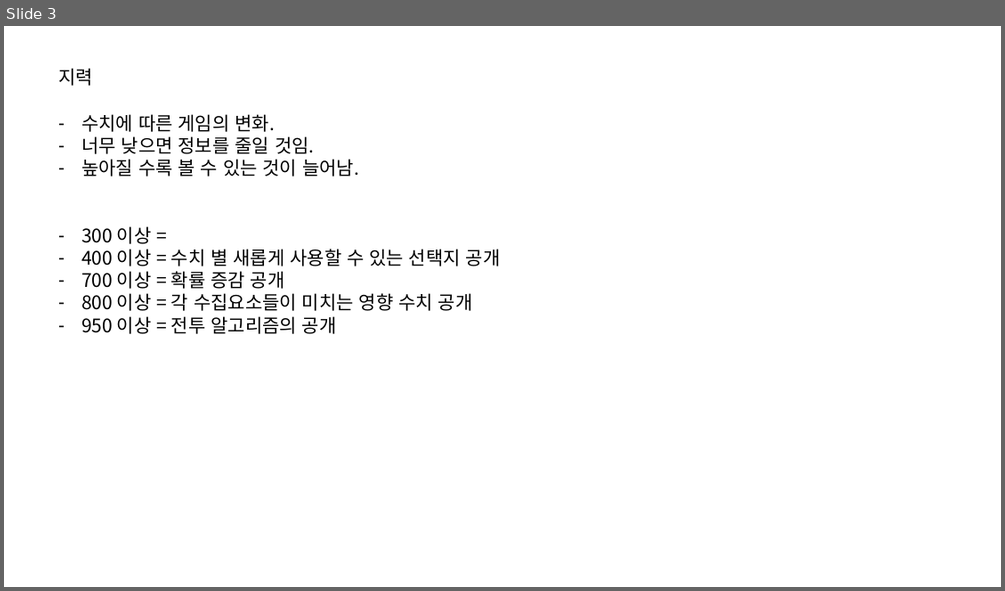
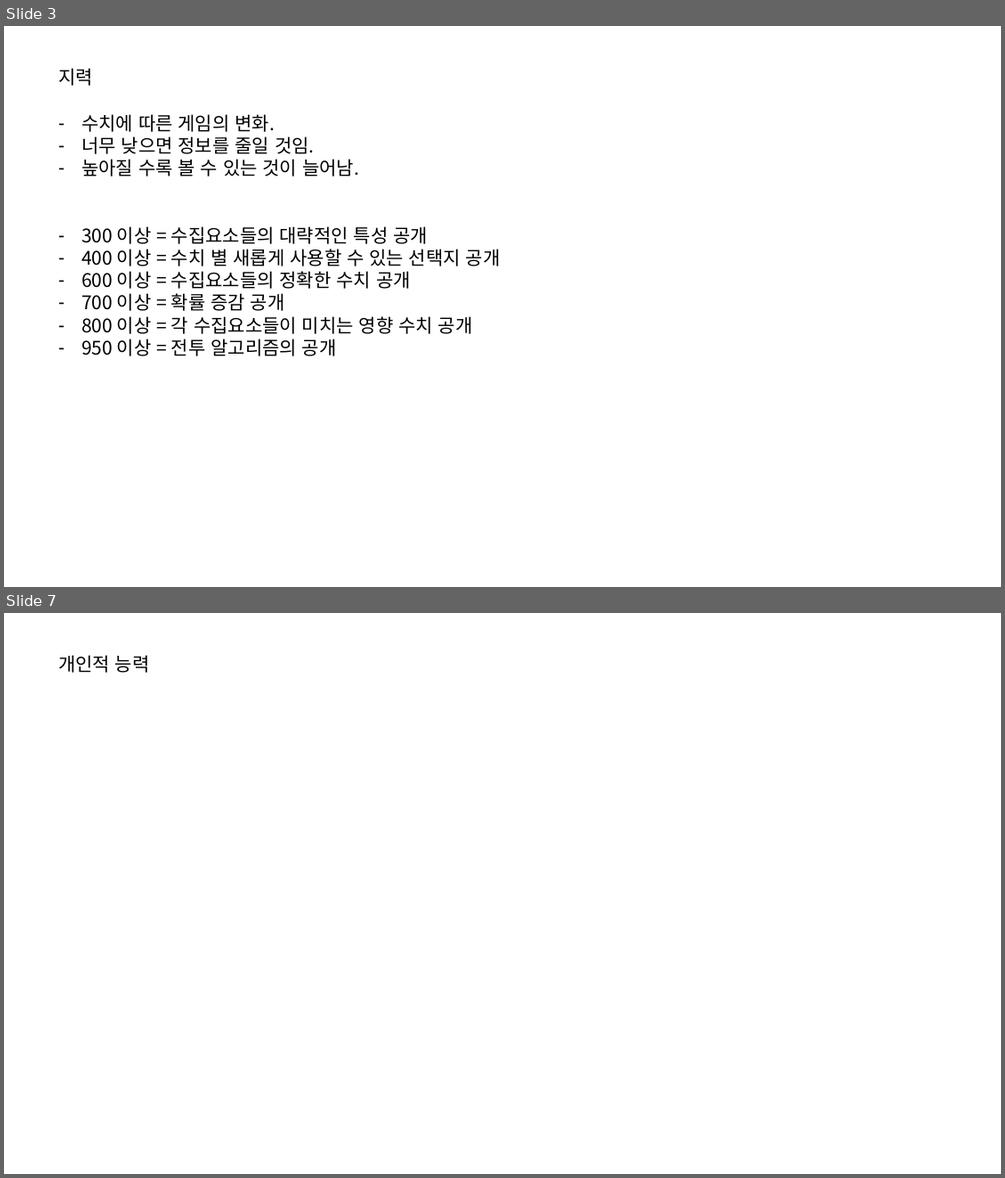
Before and after one commit to IdfKLeh/capstone, a slide deck: 육성.pptx. Shown one above the other, each under a label of ours: slide 3 before the commit, slides 3 and 7 after it; the slides between them are not shown. The pictures are 1005x591 and 1005x1178 pixels, drawn with LibreOffice and Linux fonts; fonts in the diff are those of the drawing. Boxes give left, top, right and bottom in pixels: in the first picture for what was removed or moved away, otherwise in the second. Text is boxed around its words. In the diff, an @@ line names an element or a change of style, - is before the commit and + after.

```diff
--- a/육성.pptx
+++ b/육성.pptx
@@ slide 7 added at (x1=4, y1=613, x2=1001, y2=1174), background #FFFFFF @@
@@ text added at (x1=58, y1=655, x2=150, y2=673), 18 pt, text #000000 @@
+개인적 능력
@@ slide 3 changed as well @@
@@ text at (x1=81, y1=226, x2=428, y2=244): text changed @@
-– 300 이상 =
+– 300 이상 = 수집요소들의 대략적인 특성 공개
@@ text at (x1=81, y1=271, x2=411, y2=289): paragraph added @@
+– 600 이상 = 수집요소들의 정확한 수치 공개
```
Also in this commit, not shown: 4 other slides changed, 2 other slides added, 3 other files.
